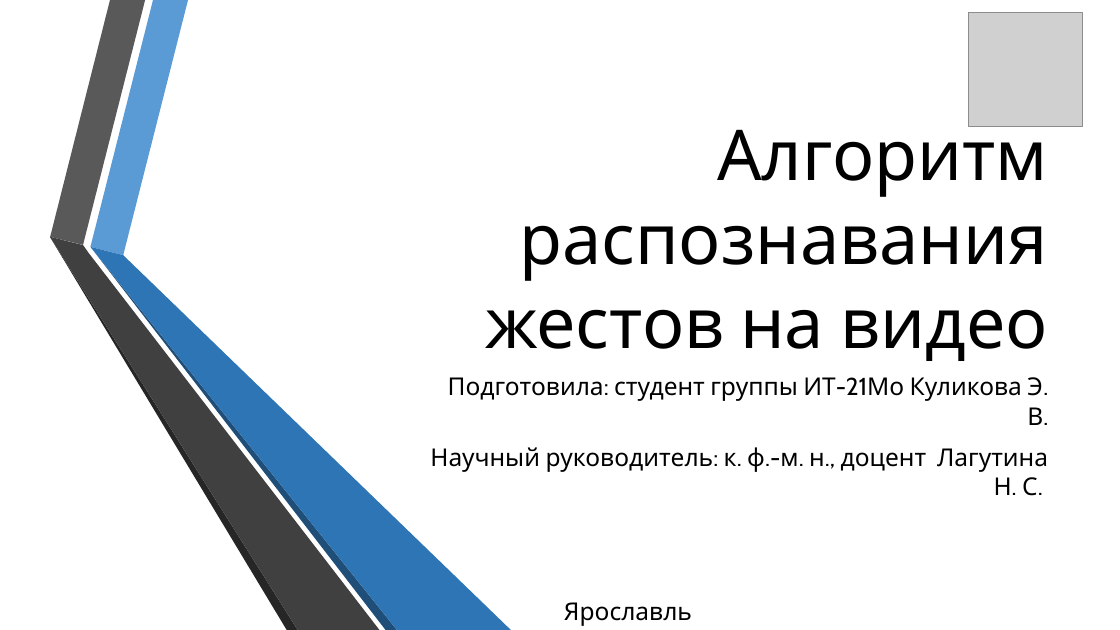
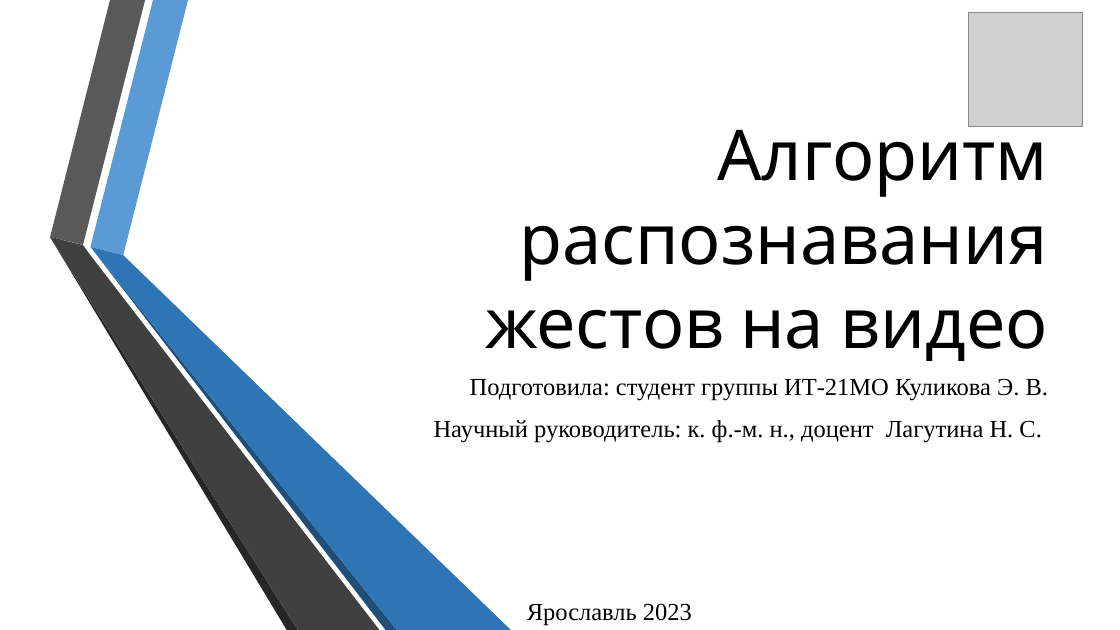
Before and after one commit to Elikul/vkr2, a slide deck: slide 1 of Презентация ВКР (Куликова ИТ-2МО).pptx. Drawn at 1120x630 pixels with LibreOffice and Linux fonts; fonts in the diff are those of the drawing; grey boxes stand for pictures; background and template pictures are left out. Boxes give left, top, right and bottom in pixels: in the first picture for what was removed or moved away, otherwise in the second. Text is boxed around its words. In the diff, an @@ line names an element or a change of style, - is before the commit and + after.

```diff
--- a/Презентация ВКР (Куликова ИТ-2МО).pptx
+++ b/Презентация ВКР (Куликова ИТ-2МО).pptx
@@ subtitle at [470,378,1048,401]: text changed; font Cabin to Times New Roman @@
-Подготовила: студент группы ИТ-21Мо Куликова Э. В.
+Подготовила: студент группы ИТ-21МО Куликова Э. В.
@@ subtitle at [434,420,1041,442]: font Cabin to Times New Roman in "Научный руководитель: к. ф.-м. н., доцент Лагутина ..." @@
@@ text "Ярославль 2023" at [527,603,692,626]: font Cabin to Times New Roman @@
```
Also in this commit, not shown: 10 other slides changed, 2 slides added, 5 other files.
